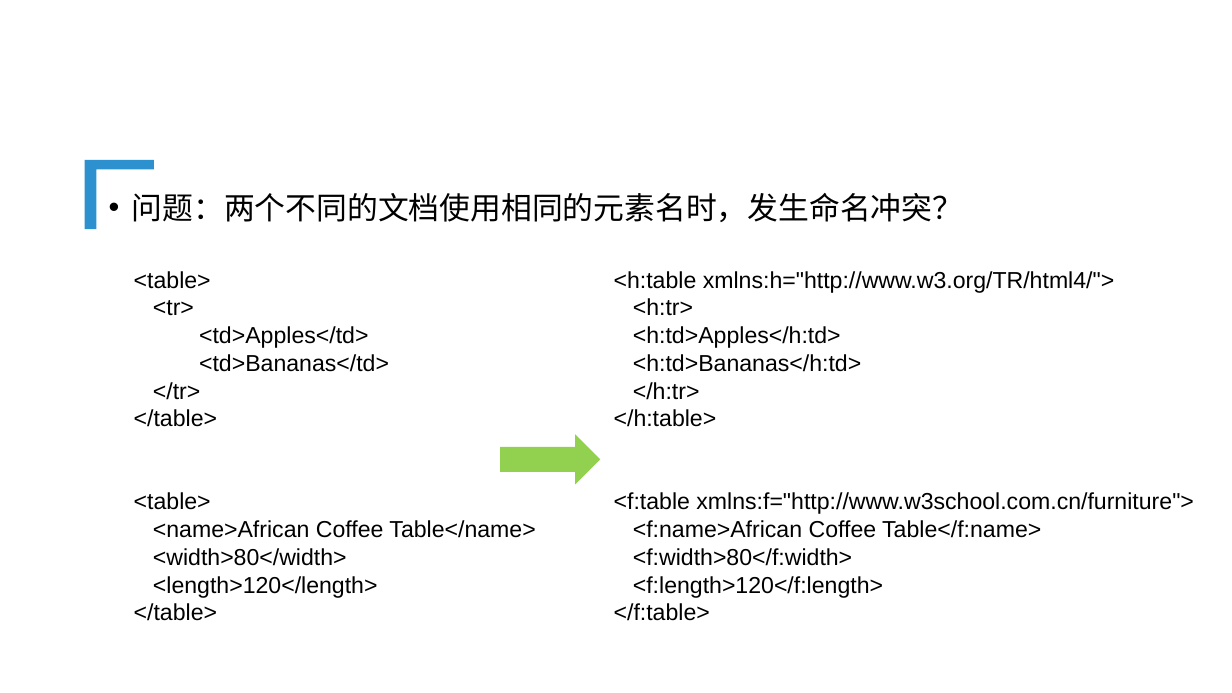
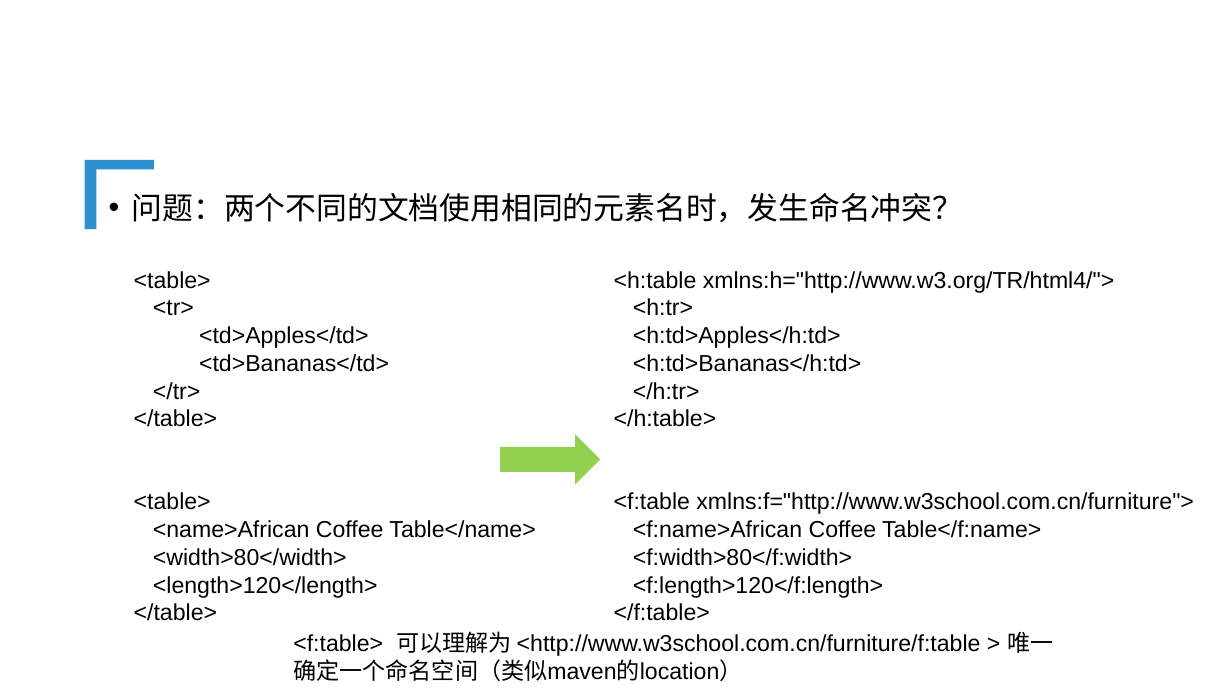
Before and after one commit to lj199117/MyNote, a slide deck: slide 6 of app.xml总结.pptx. Drawn at 1232x693 pixels with LibreOffice and Linux fonts; fonts in the diff are those of the drawing; background and template pictures are left out. Boxes give left, top, right and bottom in pixels: in the first picture for what was removed or moved away, otherwise in the second. Text is boxed around its words. In the diff, an @@ line names an element or a change of style, - is before the commit and + after.

```diff
--- a/app.xml总结.pptx
+++ b/app.xml总结.pptx
@@ text added at <box>293,631,1053,681</box>, 18 pt, text #000000 @@
+<f:table> 可以理解为 <http://www.w3school.com.cn/furniture/f:table > 唯一确定一个命名空间（类似maven的location）
```
Also in this commit, not shown: 3 other slides changed, 2 slides added, 2 other files.
